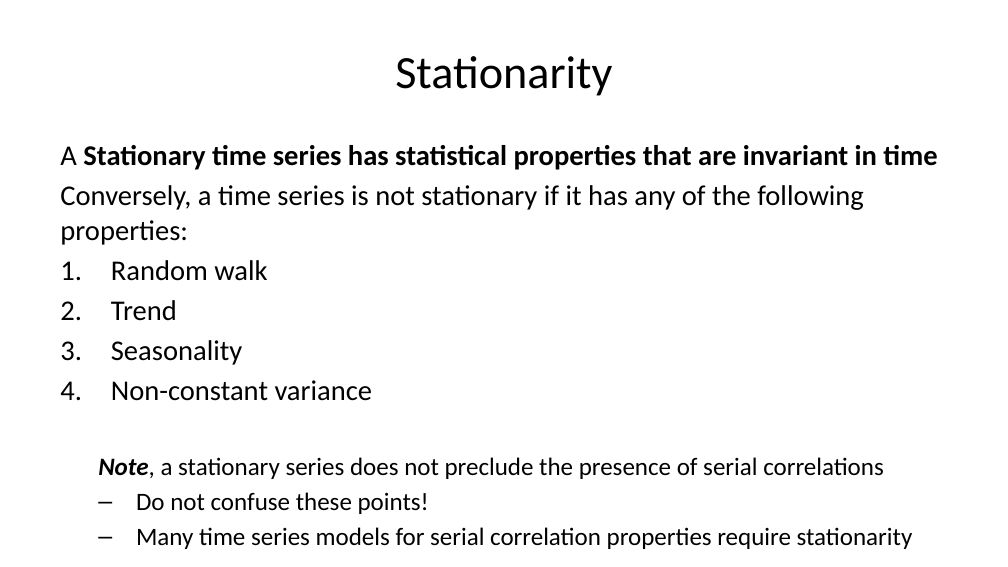
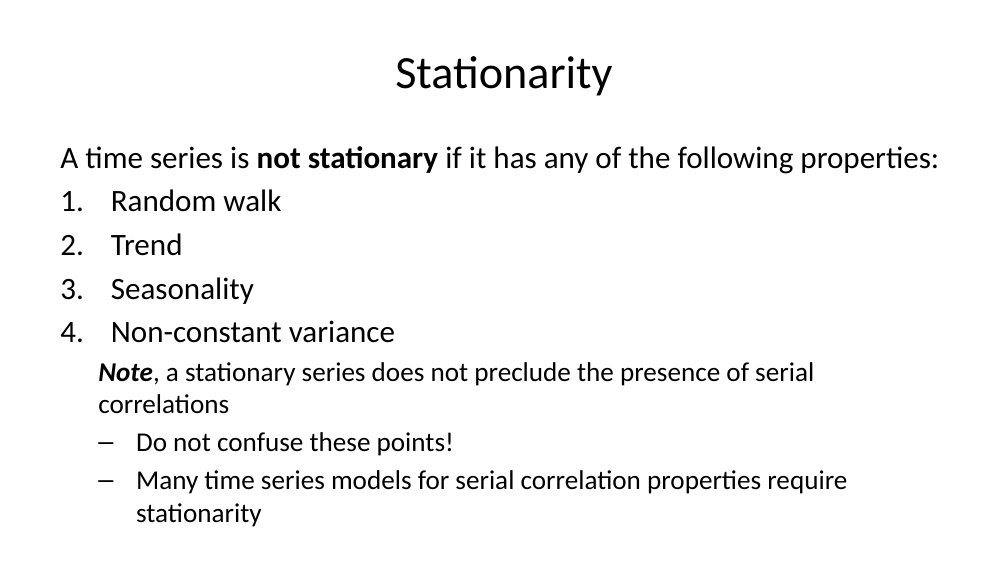
Before and after one commit to StephenElston/CSCI-E-83, a slide deck: slide 49 of LectureSlides/11_IntroductionToTimeSeries.pptx (slide 48 before the commit). Drawn at 1008x567 pixels with LibreOffice and Linux fonts; fonts in the diff are those of the drawing. Boxes give left, top, right and bottom in pixels: in the first picture for what was removed or moved away, otherwise in the second. Text is boxed around its words. In the diff, an @@ line names an element or a change of style, - is before the commit and + after.

```diff
--- a/LectureSlides/11_IntroductionToTimeSeries.pptx
+++ b/LectureSlides/11_IntroductionToTimeSeries.pptx
@@ text at (60, 146, 939, 174): text changed; size 20.4 to 22.2 pt @@
-A Stationary time series has statistical properties that are invariant in time
-Conversely, a time series is not stationary if it has any of the following properties:
+A time series is not stationary if it has any of the following properties:
@@ text at (98, 189, 847, 527): size 20.4 to 22.2 pt in "Random walk", "Trend", "Seasonality", "Non-constant variance"; size 17.9 to 19.4 pt in "Note, a stationary series does not preclude ...", "Do not confuse these points!", "Many time series models for serial correlation ..." @@
```
Also in this commit, not shown: 10 other slides changed, 2 slides added, 1 slide removed.
